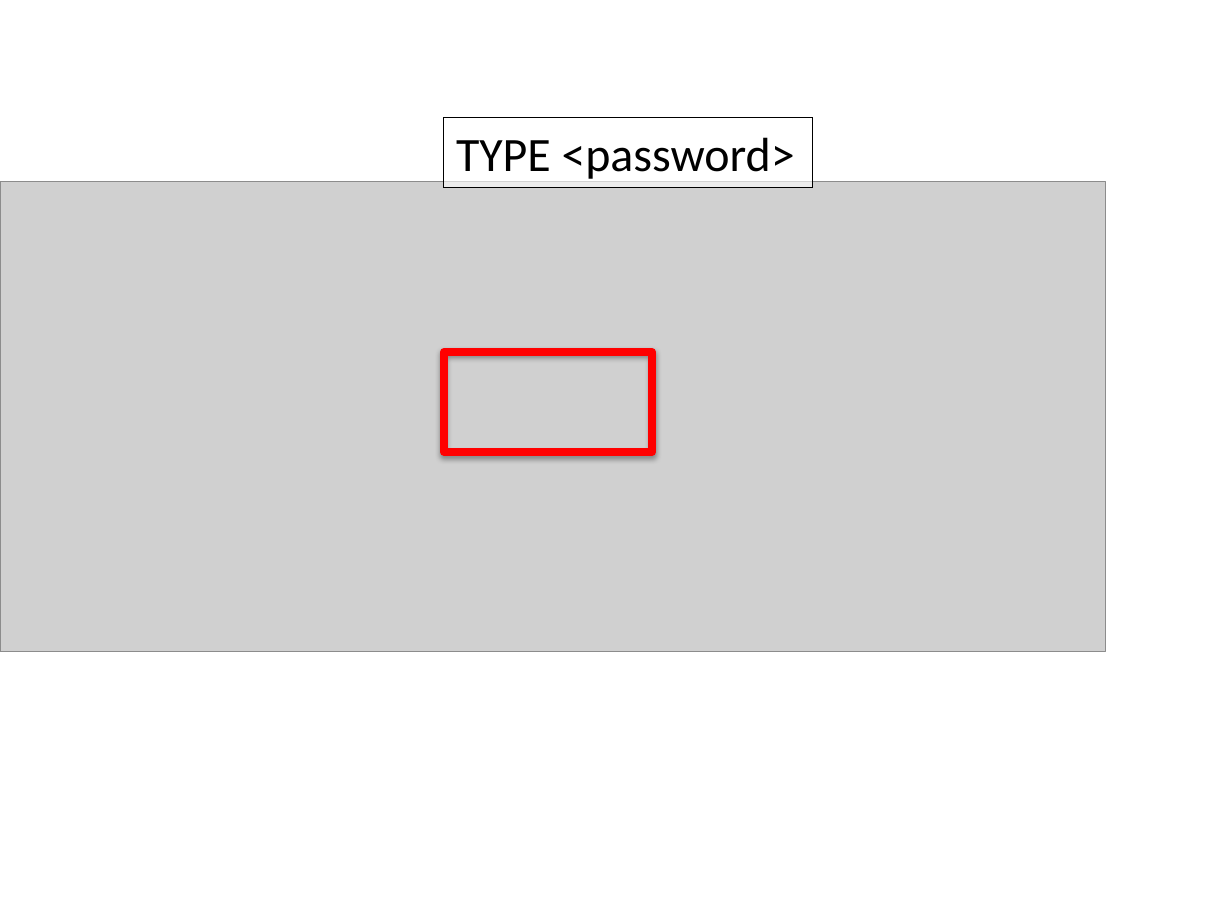
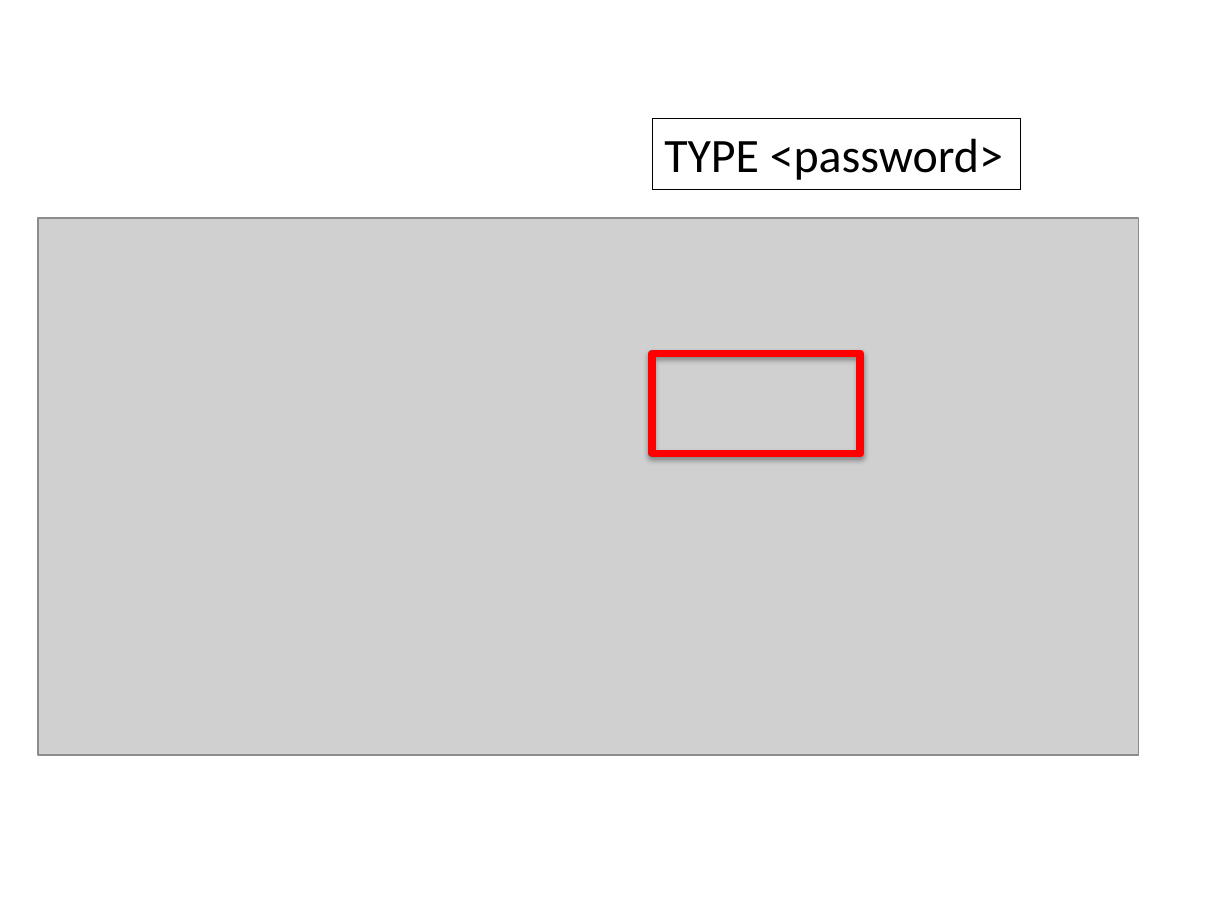
Before and after one commit to sikuli/sikuli-slides, a slide deck: slide 3 of src/main/resources/org/sikuli/slides/api/examples/login.pptx. Drawn at 1232x924 pixels with LibreOffice and Linux fonts; fonts in the diff are those of the drawing; grey boxes stand for pictures. Boxes give left, top, right and bottom in pixels: in the first picture for what was removed or moved away, otherwise in the second. Text is boxed around its words. In the diff, an @@ line names an element or a change of style, - is before the commit and + after.

```diff
--- a/src/main/resources/org/sikuli/slides/api/examples/login.pptx
+++ b/src/main/resources/org/sikuli/slides/api/examples/login.pptx
@@ rectangle "TYPE <password>": place and size @@
-rectangle "TYPE <password>" at box(444, 117, 812, 187)
+rectangle "TYPE <password>" at box(652, 120, 1020, 190)
@@ picture: place and size @@
-picture at box(0, 181, 1105, 652)
+picture at box(38, 218, 1138, 755)
@@ rectangle: place and size @@
-rectangle at box(444, 352, 652, 452)
+rectangle at box(652, 354, 860, 453)
```
Also in this commit, not shown: 2 other slides changed, 23 other files.
